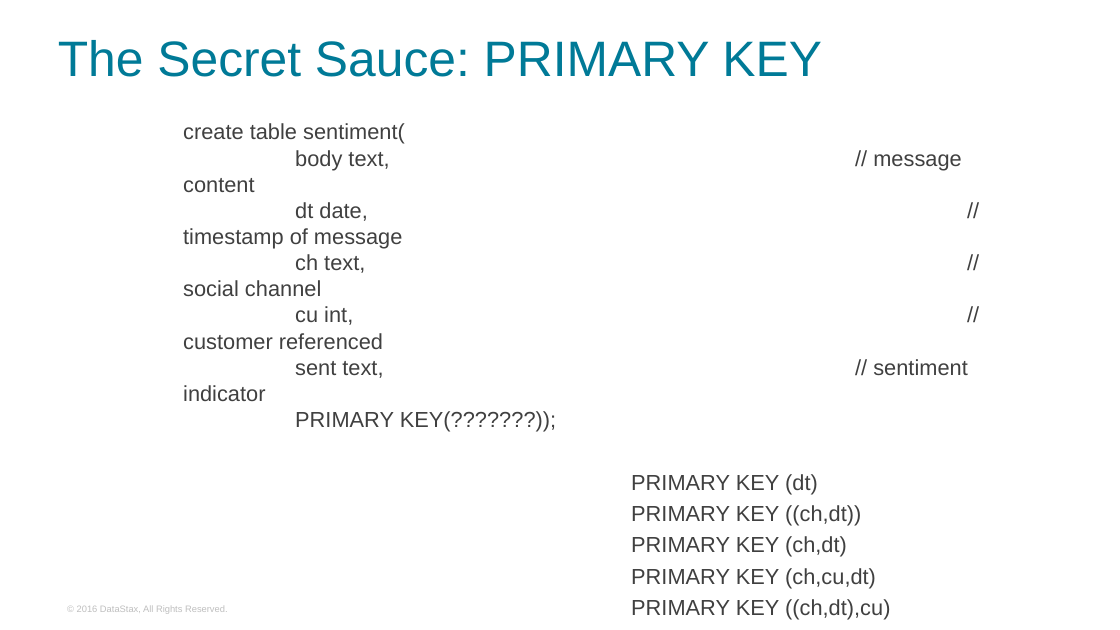
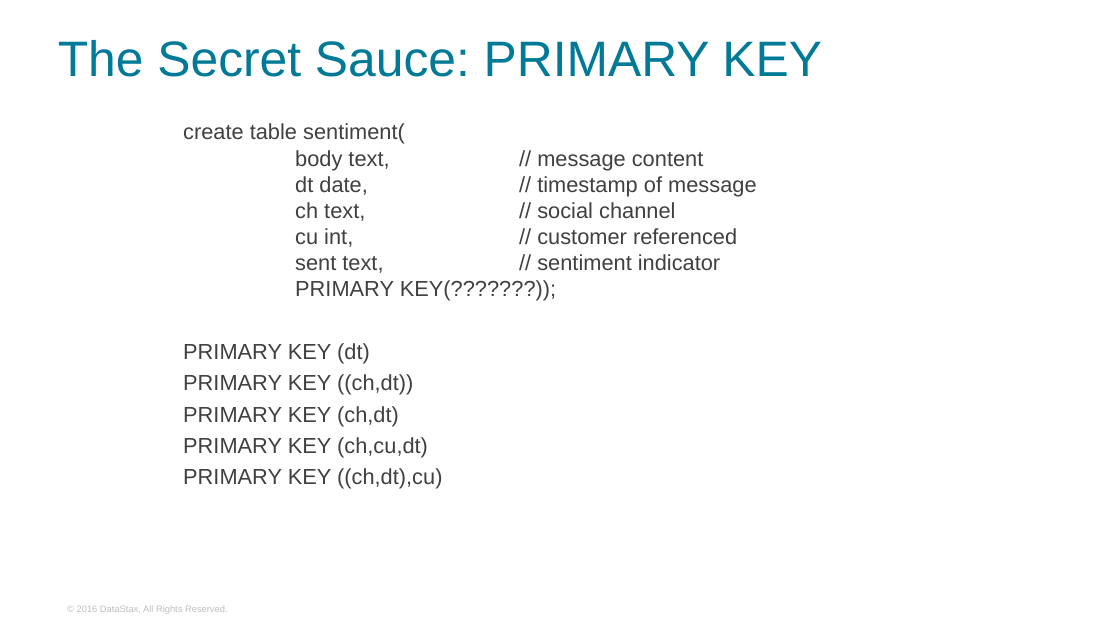
Before and after one commit to DSPN/DataStaxDay, a slide deck: slide 3 of lectures/Lecture 2 - Data Modeling.pptx. Drawn at 1120x630 pixels with LibreOffice and Linux fonts; fonts in the diff are those of the drawing; background and template pictures are left out. Boxes give left, top, right and bottom in pixels: in the first picture for what was removed or moved away, otherwise in the second. Text is boxed around its words. In the diff, an @@ line names an element or a change of style, - is before the commit and + after.

Commit message:
clean up formatting

```diff
--- a/lectures/Lecture 2 - Data Modeling.pptx
+++ b/lectures/Lecture 2 - Data Modeling.pptx
@@ free "create table sentiment(": place and size @@
-free "create table sentiment(" at [178, 113, 1006, 607]
+free "create table sentiment(" at [178, 113, 1006, 543]
```
